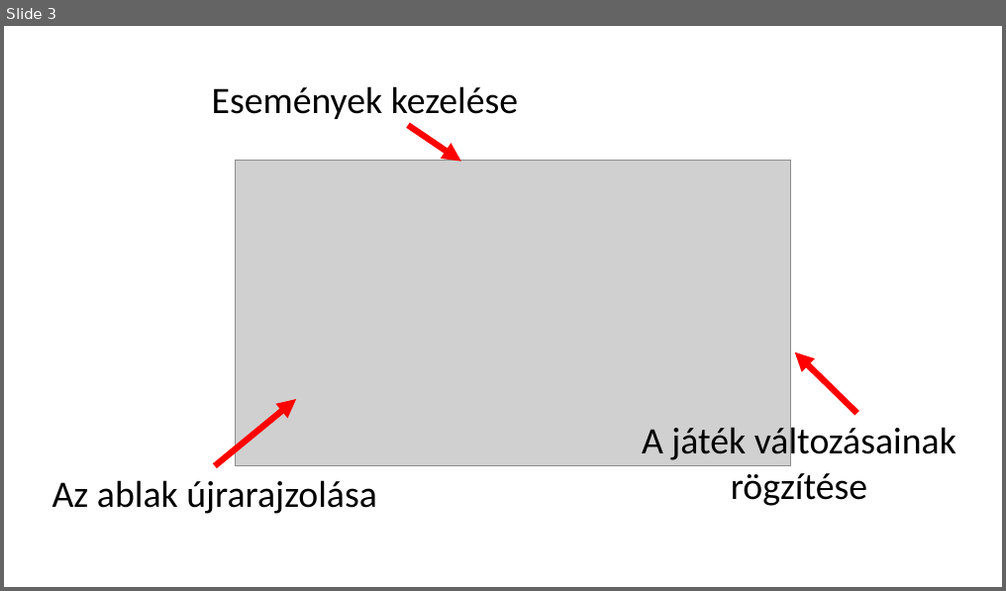
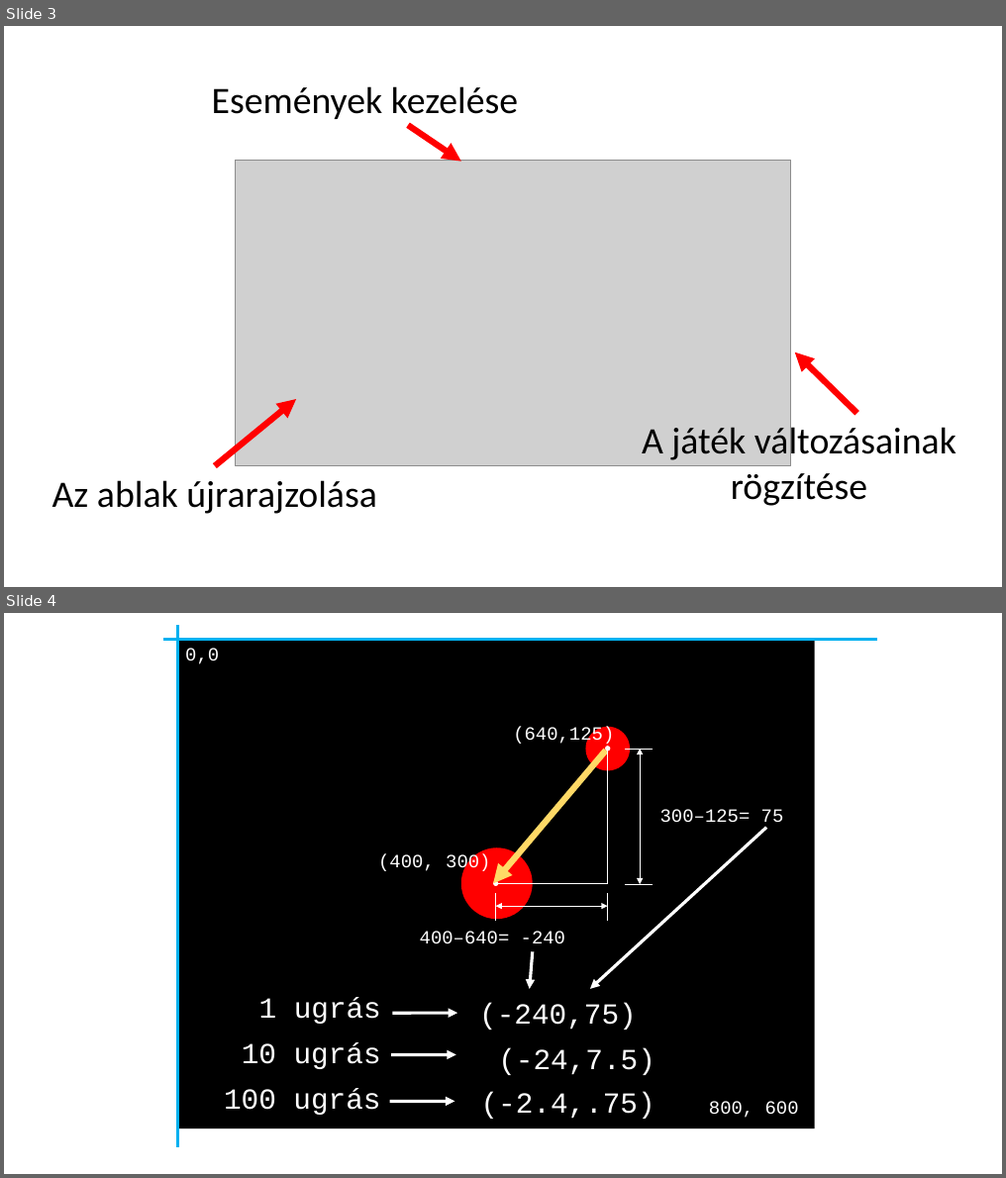
Before and after one commit to hollotamas/procirc, a slide deck: pygame.pptx. Shown one above the other, each under a label of ours: slide 3 before the commit, slides 3 and 4 after it. The pictures are 1006x591 and 1006x1178 pixels, drawn with LibreOffice and Linux fonts; fonts in the diff are those of the drawing; grey boxes stand for pictures. Boxes give left, top, right and bottom in pixels: in the first picture for what was removed or moved away, otherwise in the second. Text is boxed around its words. In the diff, an @@ line names an element or a change of style, - is before the commit and + after.

```diff
--- a/pygame.pptx
+++ b/pygame.pptx
@@ slide 4 added at [4, 613, 1002, 1174], background #FFFFFF @@
@@ line added from (163, 639) to (877, 639), #00B0F0 2.25 pt @@
@@ rectangle added at [177, 640, 815, 1129], fill #000000 @@
@@ line added from (178, 625) to (178, 1148), #00B0F0 3 pt @@
@@ text added at [185, 648, 219, 664], 18 pt, text #FFFFFF @@
+0,0
@@ text added at [513, 727, 614, 746], 18 pt, text #FFFFFF @@
+(640,125)
@@ ellipse added at [586, 727, 630, 771], fill #FF0000 @@
@@ arrow added from (606, 750) to (494, 884), #FFD966 6 pt @@
@@ ellipse added at [605, 747, 611, 752], fill #FFFFFF @@
@@ line added from (608, 747) to (608, 884), #FFFFFF 0.5 pt @@
@@ line added from (652, 749) to (626, 749), #FFFFFF 0.5 pt @@
@@ double arrow added from (640, 749) to (640, 884), #FFFFFF 0.5 pt @@
@@ text added at [660, 809, 784, 827], 18 pt, text #FFFFFF @@
+300–125= 75
@@ ellipse added at [461, 848, 533, 919], fill #FF0000 @@
@@ arrow added from (767, 827) to (590, 989), #FFFFFF 3 pt @@
@@ text added at [378, 854, 490, 872], 18 pt, text #FFFFFF @@
+(400, 300)
@@ ellipse added at [494, 881, 499, 886], fill #FFFFFF @@
@@ line added from (496, 894) to (496, 922), #FFFFFF 0.5 pt @@
@@ double arrow added from (496, 906) to (608, 906), #FFFFFF 0.5 pt @@
@@ line added from (499, 884) to (608, 884), #FFFFFF 0.5 pt @@
@@ line added from (608, 894) to (608, 922), #FFFFFF 0.5 pt @@
@@ line added from (652, 884) to (626, 884), #FFFFFF 0.5 pt @@
@@ text added at [420, 931, 565, 945], 18 pt, text #FFFFFF @@
+400–640= -240
@@ arrow added from (533, 953) to (530, 989), #FFFFFF 3 pt @@
@@ text added at [259, 997, 381, 1024], 28 pt, text #FFFFFF @@
+1 ugrás
@@ arrow added from (392, 1014) to (457, 1014), #FFFFFF 3 pt @@
@@ text added at [479, 1003, 637, 1030], 28 pt, text #FFFFFF @@
+(-240,75)
@@ text added at [242, 1043, 381, 1069], 28 pt, text #FFFFFF @@
+10 ugrás
@@ arrow added from (391, 1056) to (456, 1056), #FFFFFF 3 pt @@
@@ text added at [498, 1049, 655, 1075], 28 pt, text #FFFFFF @@
+(-24,7.5)
@@ text added at [224, 1088, 380, 1115], 28 pt, text #FFFFFF @@
+100 ugrás
@@ arrow added from (390, 1102) to (454, 1102), #FFFFFF 3 pt @@
@@ text added at [481, 1092, 655, 1119], 28 pt, text #FFFFFF @@
+(-2.4,.75)
@@ text added at [709, 1101, 799, 1118], 18 pt, text #FFFFFF @@
+800, 600
```
Also in this commit, not shown: 1 other slide added, 14 other files.
